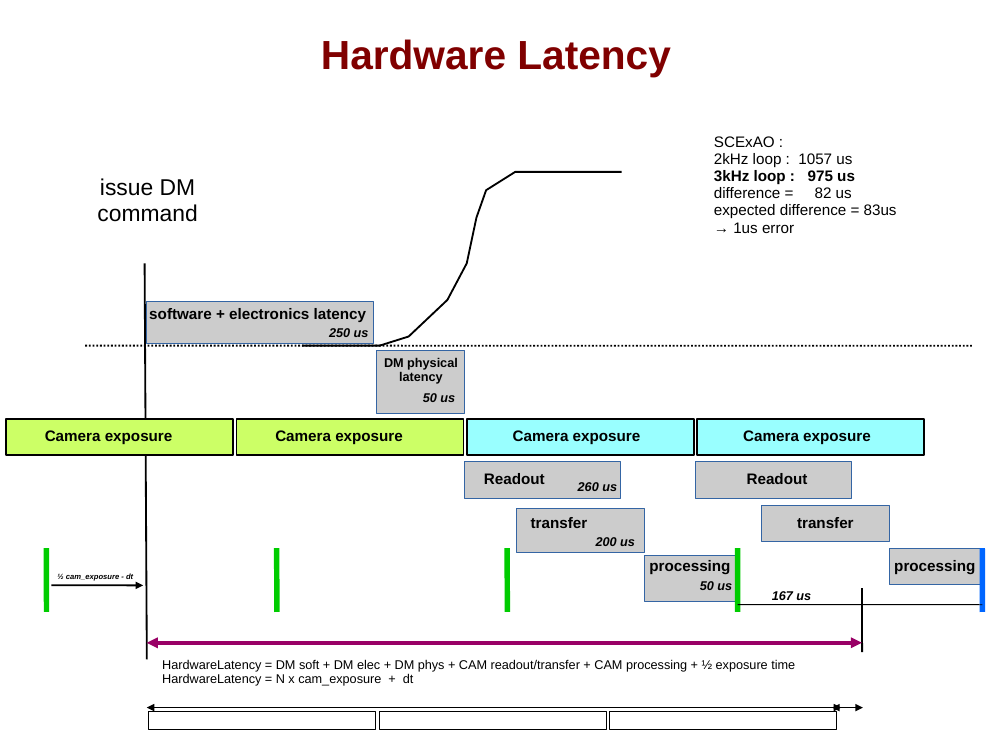
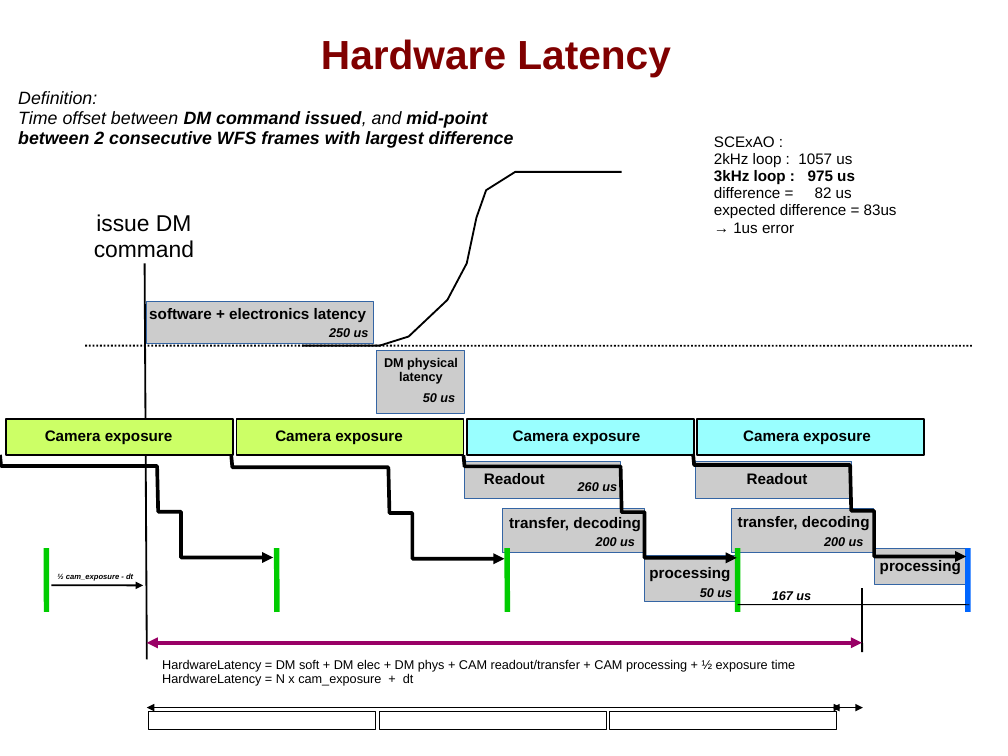
Before and after one commit to oguyon/Cfits, a slide deck: slide 8 of src/AOloopControl/doc/AOloopControl_figs.ppt. Drawn at 1008x756 pixels with LibreOffice and Linux fonts; fonts in the diff are those of the drawing. Boxes give left, top, right and bottom in pixels: in the first picture for what was removed or moved away, otherwise in the second. Text is boxed around its words. In the diff, an @@ line names an element or a change of style, - is before the commit and + after.

```diff
--- a/src/AOloopControl/doc/AOloopControl_figs.ppt
+++ b/src/AOloopControl/doc/AOloopControl_figs.ppt
@@ text added at box(18, 91, 514, 148), 14 pt, text #000000, bold, italic @@
+Definition:
+Time offset between DM command issued, and mid-point between 2 consecutive WFS frames with largest difference
@@ text "issue DM command": place and size @@
-text "issue DM command" at box(97, 178, 197, 222)
+text "issue DM command" at box(94, 214, 194, 258)
@@ freeform shape added at box(0, 455, 273, 557), outline #000000 2.89 pt @@
@@ freeform shape added at box(231, 456, 505, 559), outline #000000 2.89 pt @@
@@ freeform shape added at box(464, 456, 737, 558), outline #000000 2.89 pt @@
@@ freeform shape added at box(693, 454, 967, 556), outline #000000 2.89 pt @@
@@ rectangle: place and size @@
-rectangle at box(517, 509, 645, 552)
+rectangle at box(503, 509, 645, 552)
@@ rectangle: place and size @@
-rectangle at box(762, 505, 890, 542)
+rectangle at box(732, 509, 874, 552)
@@ text at box(509, 517, 641, 531): text changed @@
-transfer
+transfer, decoding
@@ text at box(738, 516, 870, 530): text changed @@
-transfer
+transfer, decoding
@@ text added at box(824, 537, 864, 546), 10 pt, text #000000, bold, italic @@
+200 us
@@ text "processing": place and size @@
-text "processing" at box(649, 560, 730, 574)
+text "processing" at box(649, 567, 730, 581)
@@ 1 text, 1 line, 1 rectangle: place and size @@
-1 text, 1 line, 1 rectangle at box(890, 548, 982, 612)
+1 text, 1 line, 1 rectangle at box(875, 548, 969, 612)
@@ text "50 us": place and size @@
-text "50 us" at box(700, 581, 732, 590)
+text "50 us" at box(700, 588, 732, 597)
@@ line moved from (738, 605) - (982, 605) to (738, 605) - (970, 605) @@
```
Also in this commit, not shown: 1 other slide changed, 3 other files.
